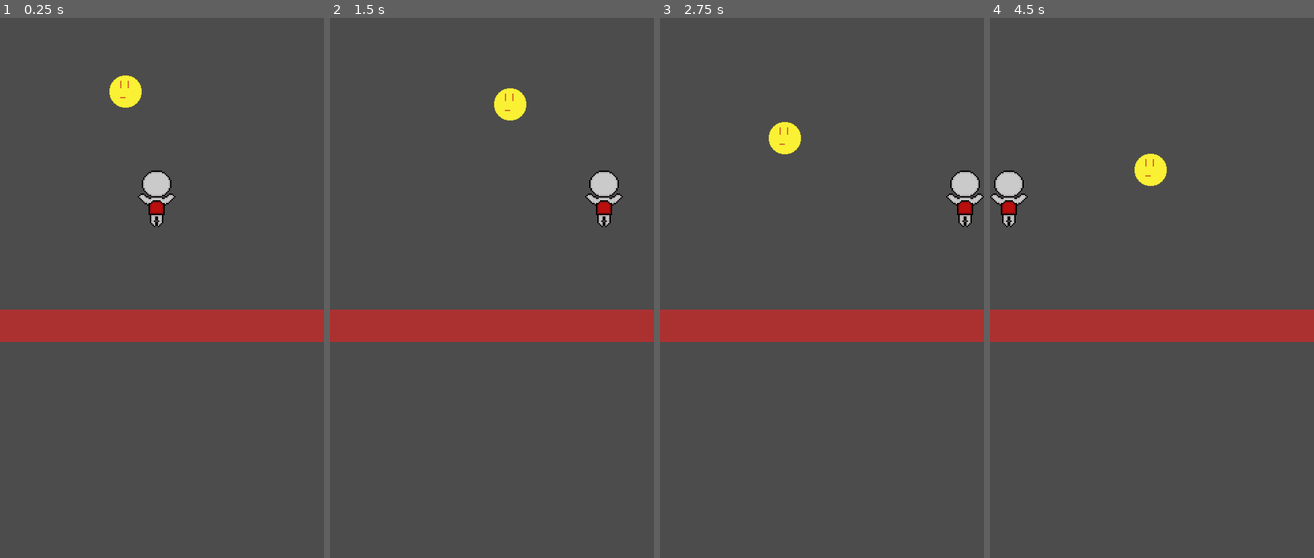
Above: before the commit, frames 1-4 (left to right).
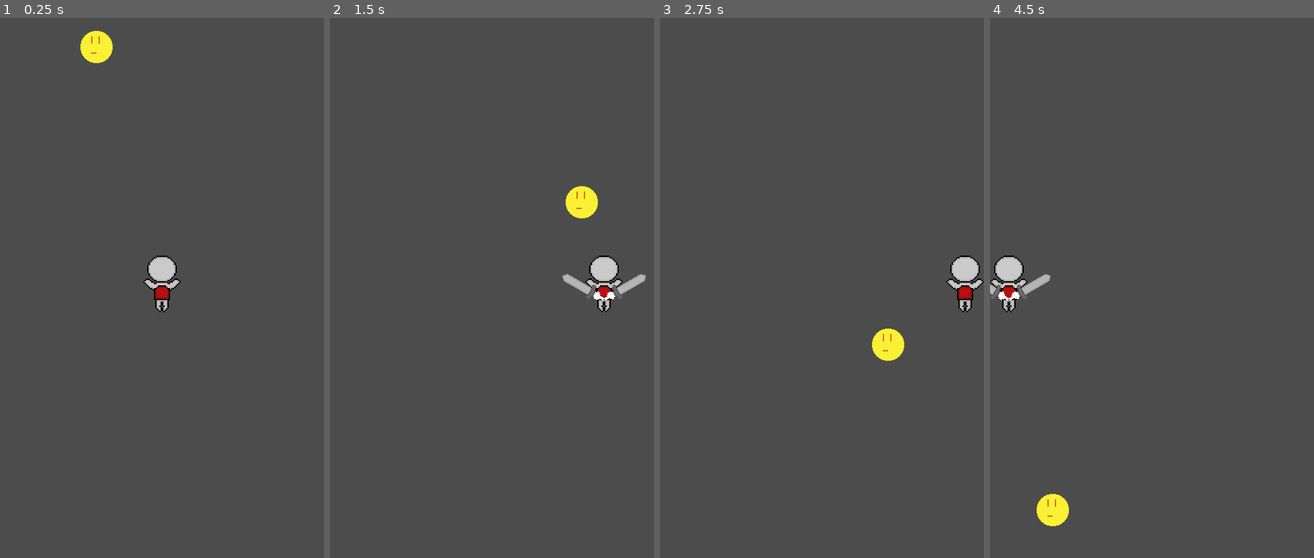
Above: after the commit, the same moments.

Repository: KaufmanDeveloper/gravity-flyer
Game: Godot game, scene res://maps/Test.tscn
The game is run twice, just before and just after one commit, with the same random seed, the same clock (stepped at 60 frames per second) and the same inputs.
Inputs:
- Up to frame 1 (0.25 s): no input
- Up to frame 2 (1.5 s): hold Right (ui_right) 0.53-1.28 s; tap X (swipe, bound only after the commit) at 0.6, 1.35 s; hold Left (ui_left) from 1.28 s (still down)
- Up to frame 3 (2.75 s): release Left (ui_left) at 2.03 s; hold Right (ui_right) from 2.03 s (still down); tap X (swipe, bound only after the commit) at 2.1 s
- Up to frame 4 (4.5 s): tap X (swipe, bound only after the commit) at 2.85, 3.6, 4.35 s; release Right (ui_right) at 3.53 s; hold Left (ui_left) from 3.53 s (still down)

The runs differ from the first frame. In frame 1, 8.3% of the frame differs, in the area x 0-100%, y 2-60%; in frame 2, 8.6%, in the area x 0-100%, y 13-60%; in frame 3, 8.1%; in frame 4, 8.5%.

Commit message:
feat: Ability to swing on both sides

Diff:
--- a/Gravity Flyer/enemies/Sun.gd
+++ b/Gravity Flyer/enemies/Sun.gd
@@ -5,8 +5,8 @@
 # var b = "textvar"
 
 var offset = Vector2(0, 0)
-var impulse = Vector2(400, 20)
-var startingPosition = Vector2(100, 100)
+var impulse = Vector2(200, 200)
+var startingPosition = Vector2(100, 0)
 
 func _ready():
 	$Animation.play("idle")
--- a/Gravity Flyer/enemies/Sun.tscn
+++ b/Gravity Flyer/enemies/Sun.tscn
@@ -33,10 +33,10 @@
 collision_layer = 1
 collision_mask = 1
 mode = 0
-mass = 0.5
+mass = 0.005
 friction = 0.0
 bounce = 1.0
-gravity_scale = 2.0
+gravity_scale = 0.0
 custom_integrator = false
 continuous_cd = 0
 contacts_reported = 0
@@ -48,6 +48,7 @@
 angular_velocity = 0.0
 angular_damp = -1.0
 script = ExtResource( 1 )
+_sections_unfolded = [ "Angular", "Applied Forces", "Linear" ]
 
 [node name="Animation" type="AnimationPlayer" parent="." index="0"]
 
--- a/Gravity Flyer/maps/Test.tscn
+++ b/Gravity Flyer/maps/Test.tscn
@@ -4,11 +4,11 @@
 [ext_resource path="res://environment/Wall.tres" type="TileSet" id=2]
 [ext_resource path="res://system/Spawner.tscn" type="PackedScene" id=3]
 
-[node name="Node" type="Node" index="0"]
+[node name="Node" type="Node"]
 
 [node name="Player" parent="." index="0" instance=ExtResource( 1 )]
 
-position = Vector2( 232.277, 274.023 )
+position = Vector2( 240, 400 )
 scale = Vector2( 2, 2 )
 _sections_unfolded = [ "Transform", "Z Index" ]
 
@@ -30,7 +30,7 @@
 collision_mask = 1
 occluder_light_mask = 1
 format = 1
-tile_data = PoolIntArray( 65535, 0, 0, 10, 0, 0, 131071, 0, 0, 65546, 0, 0, 196607, 0, 0, 131082, 0, 0, 262143, 0, 0, 196618, 0, 0, 327679, 0, 0, 262154, 0, 0, 393215, 0, 0, 327690, 0, 0, 458751, 0, 0, 393226, 0, 0, 524287, 0, 0, 458762, 0, 0, 589823, 0, 0, 524298, 0, 0, 655359, 0, 0, 589824, 0, 0, 589825, 0, 0, 589826, 0, 0, 589827, 0, 0, 589828, 0, 0, 589829, 0, 0, 589830, 0, 0, 589831, 0, 0, 589832, 0, 0, 589833, 0, 0, 589834, 0, 0, 720895, 0, 0, 655370, 0, 0, 786431, 0, 0, 720906, 0, 0, 851967, 0, 0, 786442, 0, 0, 917503, 0, 0, 851978, 0, 0, 983039, 0, 0, 917514, 0, 0, 1048575, 0, 0, 983050, 0, 0, 1114111, 0, 0, 1048586, 0, 0 )
+tile_data = PoolIntArray( -65537, 0, 0, -131072, 0, 0, -131071, 0, 0, -131070, 0, 0, -131069, 0, 0, -131068, 0, 0, -131067, 0, 0, -131066, 0, 0, -131065, 0, 0, -131064, 0, 0, -131063, 0, 0, -131062, 0, 0, -1, 0, 0, -65526, 0, 0, 65535, 0, 0, 10, 0, 0, 131071, 0, 0, 65546, 0, 0, 196607, 0, 0, 131082, 0, 0, 262143, 0, 0, 196618, 0, 0, 327679, 0, 0, 262154, 0, 0, 393215, 0, 0, 327690, 0, 0, 458751, 0, 0, 393226, 0, 0, 524287, 0, 0, 458762, 0, 0, 589823, 0, 0, 524298, 0, 0, 655359, 0, 0, 589834, 0, 0, 720895, 0, 0, 655370, 0, 0, 786431, 0, 0, 720906, 0, 0, 851967, 0, 0, 786442, 0, 0, 917503, 0, 0, 851978, 0, 0, 983039, 0, 0, 917514, 0, 0, 1048575, 0, 0, 983050, 0, 0, 1114111, 0, 0, 1048586, 0, 0, 1179647, 0, 0, 1114112, 0, 0, 1114113, 0, 0, 1114114, 0, 0, 1114115, 0, 0, 1114116, 0, 0, 1114117, 0, 0, 1114118, 0, 0, 1114119, 0, 0, 1114120, 0, 0, 1114121, 0, 0, 1114122, 0, 0 )
 __meta__ = {
 "_edit_lock_": true
 }
--- a/Gravity Flyer/player/Player.gd
+++ b/Gravity Flyer/player/Player.gd
@@ -13,6 +13,21 @@
 
 	controls_loop(left, right)
 	movement_loop(left, right)
+
+	if Input.is_action_just_pressed("swipe"):
+		# use_item(preload("res://items/Huff.tscn"))
+		use_item(preload("res://player/Sword.tscn"), "right")
+		use_item(preload("res://player/Sword.tscn"), "left")
+
+func use_item(item, side):
+	var newItem = item.instance() # Argument is a direct path to that item scene
+	newItem.add_to_group(str(newItem.get_name(), self))
+	# newItem.add_to_group(str(item, self))
+	newItem.side = side
+	add_child(newItem)
+	if get_tree().get_nodes_in_group(str(newItem.get_name(), self)).size() > newItem.maxAmount:
+	# if get_tree().get_nodes_in_group(str(item, self)).size() > newItem.maxamount:
+		newItem.queue_free()
 
 func controls_loop(left, right):
 	moveDirection.x = -int(left) + int(right)
--- /dev/null
+++ b/Gravity Flyer/player/Sword.gd
@@ -0,0 +1,13 @@
+extends Node2D
+
+var maxAmount = 1 # How many of this item can be active at once
+var side = "right"
+
+func _ready():
+	$Animation.connect("animation_finished", self, "destroy")
+	$Animation.play(str("swing") + side)
+
+func destroy(animation):
+#	if get_parent().has_method("state_swing"):
+#		get_parent().state = "default"
+	queue_free() # Delete itself
--- /dev/null
+++ b/Gravity Flyer/player/Sword.tscn
@@ -0,0 +1,108 @@
+[gd_scene load_steps=6 format=2]
+
+[ext_resource path="res://player/Sword.gd" type="Script" id=1]
+[ext_resource path="res://player/sword.png" type="Texture" id=2]
+
+[sub_resource type="Animation" id=3]
+
+resource_name = "swingleft"
+length = 1.0
+loop = false
+step = 0.1
+tracks/0/type = "value"
+tracks/0/path = NodePath(".:position")
+tracks/0/interp = 1
+tracks/0/loop_wrap = true
+tracks/0/imported = false
+tracks/0/enabled = true
+tracks/0/keys = {
+"times": PoolRealArray( 0, 1 ),
+"transitions": PoolRealArray( 1, 1 ),
+"update": 0,
+"values": [ Vector2( -15, -20 ), Vector2( -15, 10 ) ]
+}
+tracks/1/type = "value"
+tracks/1/path = NodePath(".:rotation_degrees")
+tracks/1/interp = 1
+tracks/1/loop_wrap = true
+tracks/1/imported = false
+tracks/1/enabled = true
+tracks/1/keys = {
+"times": PoolRealArray( 0, 1 ),
+"transitions": PoolRealArray( 1, 1 ),
+"update": 0,
+"values": [ 0.0, -90.0 ]
+}
+
+[sub_resource type="Animation" id=1]
+
+resource_name = "swingright"
+length = 1.0
+loop = false
+step = 0.1
+tracks/0/type = "value"
+tracks/0/path = NodePath(".:rotation_degrees")
+tracks/0/interp = 1
+tracks/0/loop_wrap = true
+tracks/0/imported = false
+tracks/0/enabled = true
+tracks/0/keys = {
+"times": PoolRealArray( 0, 1 ),
+"transitions": PoolRealArray( 1, 1 ),
+"update": 0,
+"values": [ 0.0, 90.0 ]
+}
+tracks/1/type = "value"
+tracks/1/path = NodePath(".:position")
+tracks/1/interp = 1
+tracks/1/loop_wrap = true
+tracks/1/imported = false
+tracks/1/enabled = true
+tracks/1/keys = {
+"times": PoolRealArray( 0, 1 ),
+"transitions": PoolRealArray( 1, 1 ),
+"update": 0,
+"values": [ Vector2( 15, -20 ), Vector2( 15, 10 ) ]
+}
+
+[sub_resource type="RectangleShape2D" id=2]
+
+custom_solver_bias = 0.0
+extents = Vector2( 3, 12 )
+
+[node name="Sword" type="Node2D" index="0"]
+
+script = ExtResource( 1 )
+_sections_unfolded = [ "Transform" ]
+
+[node name="Animation" type="AnimationPlayer" parent="." index="0"]
+
+root_node = NodePath("..")
+autoplay = ""
+playback_process_mode = 1
+playback_default_blend_time = 0.0
+playback_speed = 5.0
+anims/swingleft = SubResource( 3 )
+anims/swingright = SubResource( 1 )
+blend_times = [  ]
+_sections_unfolded = [ "Playback Options" ]
+
+[node name="Sprite" type="Sprite" parent="." index="1"]
+
+texture = ExtResource( 2 )
+
+[node name="Area" type="Area2D" parent="." index="2"]
+
+input_pickable = true
+gravity_vec = Vector2( 0, 1 )
+gravity = 98.0
+linear_damp = 0.1
+angular_damp = 1.0
+audio_bus_override = false
+audio_bus_name = "Master"
+
+[node name="CollisionShape2D" type="CollisionShape2D" parent="Area" index="0"]
+
+position = Vector2( 0, -6 )
+shape = SubResource( 2 )
+_sections_unfolded = [ "Transform" ]
--- a/Gravity Flyer/project.godot
+++ b/Gravity Flyer/project.godot
@@ -43,6 +43,13 @@
 "svg/scale": 1.0
 }
 
+[input]
+
+swipe=[ Object(InputEventKey,"resource_local_to_scene":false,"resource_name":"","device":0,"alt":false,"shift":false,"control":false,"meta":false,"command":false,"pressed":false,"scancode":88,"unicode":0,"echo":false,"script":null)
+, Object(InputEventKey,"resource_local_to_scene":false,"resource_name":"","device":0,"alt":false,"shift":false,"control":false,"meta":false,"command":false,"pressed":false,"scancode":90,"unicode":0,"echo":false,"script":null)
+, Object(InputEventKey,"resource_local_to_scene":false,"resource_name":"","device":0,"alt":false,"shift":false,"control":false,"meta":false,"command":false,"pressed":false,"scancode":32,"unicode":0,"echo":false,"script":null)
+ ]
+
 [rendering]
 
 environment/default_environment="res://default_env.tres"
Binary file added: Gravity Flyer/player/sword.png
Not shown, added: Gravity Flyer/player/sword.png.import
